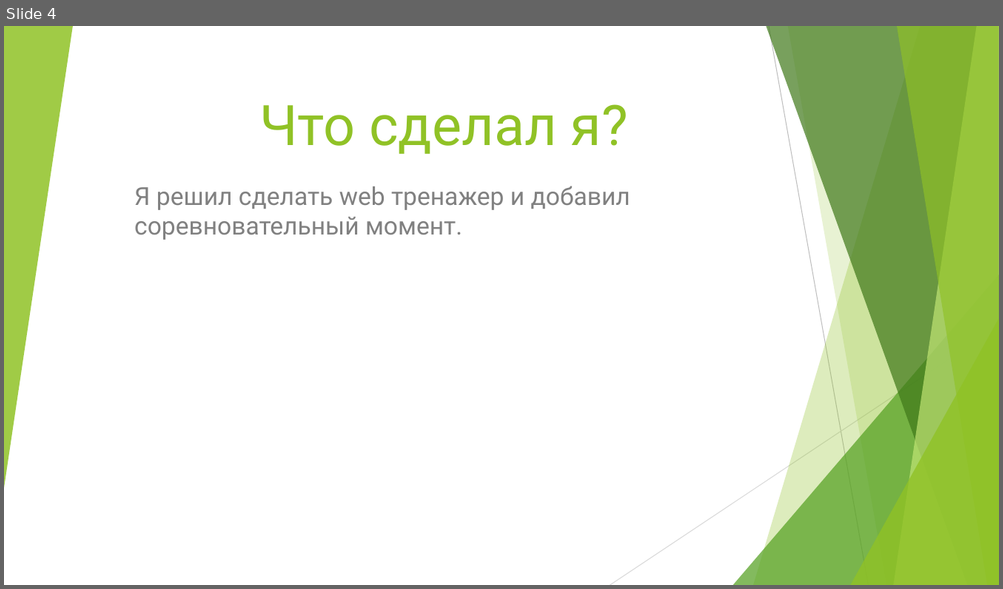
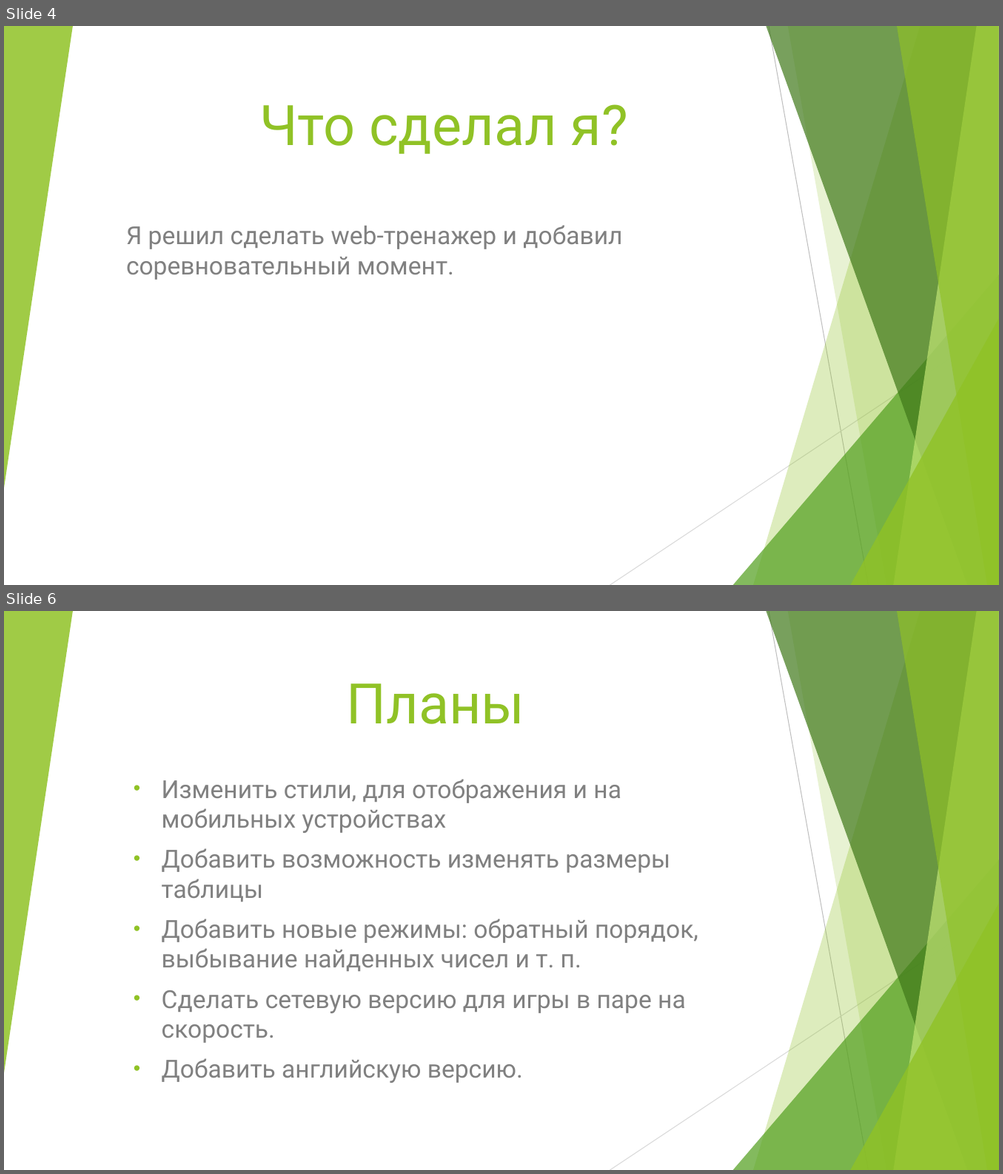
Before and after one commit to alex-makaroff/shulte, a slide deck: Таблица Шульте на JavaScript.pptx. Shown one above the other, each under a label of ours: slide 4 before the commit, slides 4 and 6 after it; the slides between them are not shown. The pictures are 1003x589 and 1003x1174 pixels, drawn with LibreOffice and Linux fonts; fonts in the diff are those of the drawing. Boxes give left, top, right and bottom in pixels: in the first picture for what was removed or moved away, otherwise in the second. Text is boxed around its words. In the diff, an @@ line names an element or a change of style, - is before the commit and + after.

```diff
--- a/Таблица Шульте на JavaScript.pptx
+++ b/Таблица Шульте на JavaScript.pptx
@@ slide 6 added at <box>4,611,999,1170</box>, background #FFFFFF; not listed: 10 template elements that a slide beside it also shows @@
@@ title added at <box>346,684,524,724</box>, 54 pt, text #90C226 @@
+Планы
@@ subtitle added at <box>162,779,698,1083</box>, 24 pt, text #808080 @@
+• Изменить стили, для отображения и на мобильных устройствах
+• Добавить возможность изменять размеры таблицы
+• Добавить новые режимы: обратный порядок, выбывание найденных чисел и т. п.
+• Сделать сетевую версию для игры в паре на скорость.
+• Добавить английскую версию.
@@ slide 4 changed as well @@
@@ subtitle at <box>126,225,622,280</box>: text changed @@
-Я решил сделать web тренажер и добавил соревновательный момент.
+Я решил сделать web-тренажер и добавил соревновательный момент.
```
Also in this commit, not shown: 4 other slides changed, 1 other slide added.
